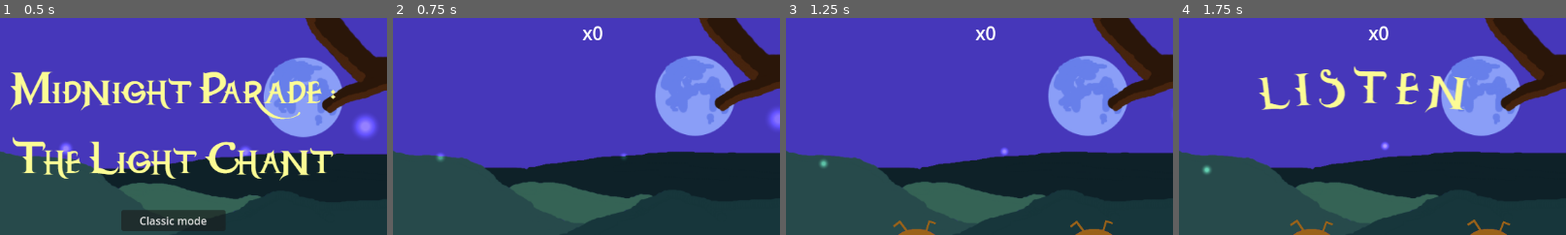
Above: before the commit, frames 1-4 (left to right).
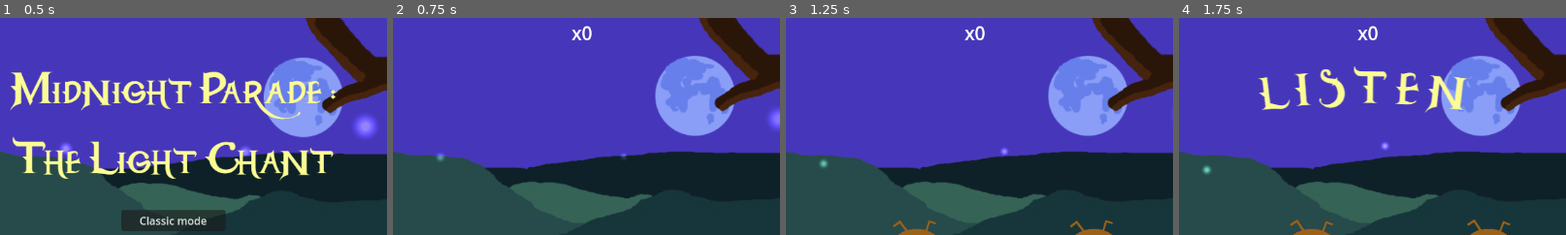
Above: after the commit, the same moments.

Repository: Kaijiro/ld56
Game: Godot game, scene res://scenes/menu.tscn
The game is run twice, just before and just after one commit, with the same random seed, the same clock (stepped at 60 frames per second) and the same inputs. Sound files missing from this copy of the repository are replaced by a short silence.
Inputs (mouse positions are % of the whole screen's width and height, from its top left):
- Up to frame 1 (0.5 s): no input
- Up to frame 2 (0.75 s): click "Classic mode" at 0.5 s
- Up to frame 3 (1.25 s): no input
- Up to frame 4 (1.75 s): move the mouse to (45, 61) at 1.27 s; click (45, 61) at 1.35 s
The pictures show only the part of the screen within x 28-78%, y 1-51%; the shares and areas given below are measured in that part.

Frame 1 is identical in both runs. In frame 2, 0.3% of the frame differs, in the area x 46-55%, y 3-11%; in frame 3, 0.3%; in frame 4, 0.3%.

Commit message:
Animate the PERFECT label

Diff:
--- a/scenes/ld_56.tscn
+++ b/scenes/ld_56.tscn
@@ -209,7 +209,6 @@
 offset_bottom = 48.0
 theme_override_font_sizes/font_size = 28
 text = "x0"
-horizontal_alignment = 2
 
 [node name="EndScreen" type="ColorRect" parent="UI"]
 visible = false
--- a/scripts/sequencer.gd
+++ b/scripts/sequencer.gd
@@ -25,14 +25,12 @@
 # Some UI
 @onready var ui_listen: Sprite2D = $UI/Listen
 @onready var ui_player_turn: Sprite2D = $UI/PlayerTurn
-@onready var ui_perfect: Sprite2D = $UI/Perfect
 @onready var ld_logo: Sprite2D = $LdLogo
 
 # Called when the node enters the scene tree for the first time.
 func _ready() -> void:
     self.ui_listen.visible = false
     self.ui_player_turn.visible = false
-    self.ui_perfect.visible = false
     self.point = difficulties_points[self.current_difficulty]
     for node in self.get_children():
         if node is Firefly:
@@ -59,7 +57,6 @@
     else:
         self.add_note()
         await self.get_tree().create_timer(1).timeout
-    self.ui_perfect.visible = false
     await self.play_sequence()
 
     GameSignals.emit_signal("PlayerTurn")
@@ -131,7 +128,7 @@
         self.sequence_index = self.sequence_index + 1
         if self.sequence_index == self.sequence.size():
             if self.is_perfect:
-                self.ui_perfect.visible = true
+                GameSignals.SequenceIsPerfect.emit()
                 self.current_bonus_value += 1
             self.is_perfect = true
             GameSignals.emit_signal("PlayerEnteredRightSequence")
--- a/scripts/signals.gd
+++ b/scripts/signals.gd
@@ -5,6 +5,7 @@
 
 signal PlayerEnteredWrongSequence
 signal PlayerEnteredRightSequence
+signal SequenceIsPerfect
 
 signal BlockInputs
 signal AwaitNextInput
--- a/scripts/ui_manager.gd
+++ b/scripts/ui_manager.gd
@@ -4,6 +4,7 @@
 @onready var lifes_label: Node = $Lifes
 @onready var end_screen: ColorRect = $EndScreen
 @onready var combo_label: Label = $ComboLabel
+@onready var perfect_sprite: Sprite2D = $Perfect
 
 @export var unhappy_face: Texture
 @export var happy_face: Texture
@@ -18,6 +19,7 @@
     GameSignals.GameOver.connect(self._on_game_over)
     GameSignals.PlayerEnteredRightSequence.connect(self._on_player_entered_right_sequence)
     GameSignals.PlayerEnteredWrongSequence.connect(self._on_player_entered_wrong_sequence)
+    GameSignals.SequenceIsPerfect.connect(self._on_sequence_is_perfect)
 
 func _on_score_changed(new_score: int) -> void:
     score_value.text = str(new_score)
@@ -48,3 +50,18 @@
 func _on_player_entered_wrong_sequence() -> void:
     self.successive_good_sequence = 0
     self.combo_label.text = "x0"
+
+func _on_sequence_is_perfect() -> void:
+    var original_global_position = perfect_sprite.global_position
+
+    perfect_sprite.visible = true
+    var tween = get_tree().create_tween().set_parallel(true)
+    tween.tween_property(perfect_sprite, "global_position", combo_label.global_position, .4)
+    tween.tween_property(perfect_sprite, "scale", Vector2(.2, .2), .5)
+    tween.tween_property(perfect_sprite, "modulate", Color(1, 1, 1, 0), .5)
+    tween.tween_callback(func():
+        perfect_sprite.visible = false
+        perfect_sprite.global_position = original_global_position
+        perfect_sprite.scale = Vector2(1, 1)
+        perfect_sprite.modulate = Color(1, 1, 1 ,1)
+    ).set_delay(.7)
